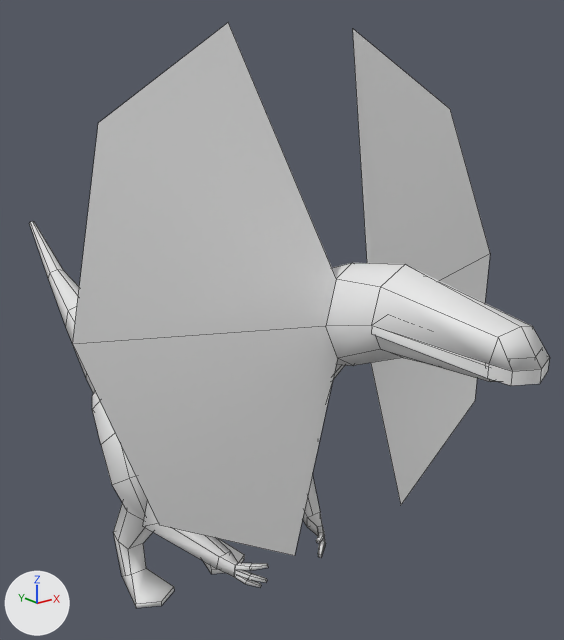
The FBX model Proyecto2/Assets/Prefabs/Enemigos/Dilophosaurus.fbx as it was, and as the next commit left it.
One viewpoint serves both versions: a camera (50 mm lens) standing at (-1.43, -2.27, 1.98) and looking at (0.27, -0.15, 1.13). Lighting does not change. The marker at lower left points along +X, +Y and +Z. Mesh edges are drawn as thin lines.
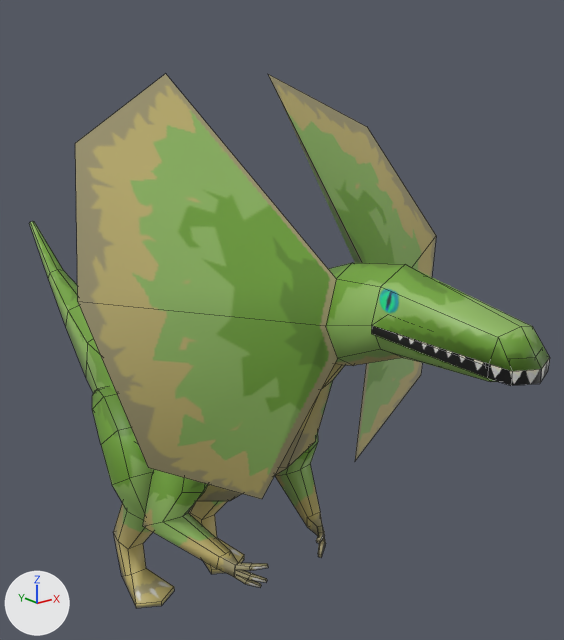
The change, as JSON lines over the scene's bpy script:
```json
{"op": "add", "block": "img_dilophosaurus_png", "code": ["img_dilophosaurus_png = load_image('Dilophosaurus.png', '../../Texturas/Enemigos/Dilophosaurus.png', 1024, 1024, 'sRGB')"]}
{"op": "add", "block": "mat_dilophosaurus_001", "code": ["mat_dilophosaurus_001 = principled_material('Dilophosaurus.001')", "mat_dilophosaurus_001.texture = img_dilophosaurus_png"]}
{"op": "add", "block": "mat_dilophosaurus", "code": ["mat_dilophosaurus = principled_material('Dilophosaurus')", "mat_dilophosaurus.texture = img_dilophosaurus_png"]}
{"block": "me_cube_000", "where": "# used by ob_cube_001; location = (0.0, 0.0, 0.0)"}
{"op": "remove", "block": "me_cube_000", "code": "me_cube_000.from_pydata(...)  # 42 vertices, 16 faces; spans x -0.75..0.76, y -1.38..-0.54, z 0.7..2.11"}
{"op": "add", "block": "me_cube_000", "code": "me_cube_000.from_pydata(...)  # 26 vertices, 12 faces; spans x -0.11..0.11, y -1.38..-0.98, z 1.34..1.43"}
{"block": "me_cube_000", "change": "me_cube_000 part 1: the loose piece of 8 vertices spanning x -0.75..-0.06, y -0.81..-0.54, z 0.7..2.11 is deleted"}
{"block": "me_cube_000", "change": "me_cube_000 part 2: the loose piece of 8 vertices spanning x 0.06..0.76, y -0.81..-0.54, z 0.7..2.11 is deleted"}
{"block": "me_cube_000", "change": "me_cube_000 part 3: 12 faces spanning x -0.11..0.11, y -1.38..-0.98, z 1.34..1.43 switch from no material to mat_dilophosaurus (picture img_dilophosaurus_png)"}
{"block": "me_cube_003", "where": "me_cube_003.from_pydata(...)  # 328 vertices, 281 faces; spans x -0.34..0.34, y -1.38..1.47, z 0.0..1.53"}
{"op": "add", "block": "me_cube_003", "code": "me_cube_003.materials.append(mat_dilophosaurus_001)  # picture img_dilophosaurus_png"}
{"op": "add", "block": "me_cube_001", "code": ["me_cube_001 = bpy.data.meshes.new('Cube.001')", "me_cube_001.from_pydata(...)  # 16 vertices, 4 faces; spans x -0.662..0.666, y -0.801..-0.176, z 0.783..1.986", "me_cube_001.materials.append(mat_dilophosaurus)  # picture img_dilophosaurus_png"]}
{"op": "add", "block": "ob_cube_002", "code": ["ob_cube_002 = bpy.data.objects.new('Cube.002', me_cube_001)", "ob_cube_002.location = (0.0, 0.0, 0.0)"]}
```

Location of each change, (x1, y1, x2, y2) in pixels of the pictures (564 x 640 px):
```json
{"object": "Cube.001", "change": "reshaped", "before": [73, 23, 549, 556], "after": [372, 326, 549, 386]}
{"object": "Cube.002", "change": "added", "after": [75, 74, 436, 499]}
{"object": "Cube.000", "change": "recoloured", "before": [30, 221, 550, 608], "after": [30, 221, 550, 608]}
{"part": 1, "of": "me_cube_000", "change": "deleted", "before": [73, 23, 338, 556]}
{"part": 2, "of": "me_cube_000", "change": "deleted", "before": [353, 29, 490, 504]}
{"part": 3, "of": "me_cube_000", "change": "recoloured", "before": [372, 326, 549, 386], "after": [372, 326, 549, 386]}
```
